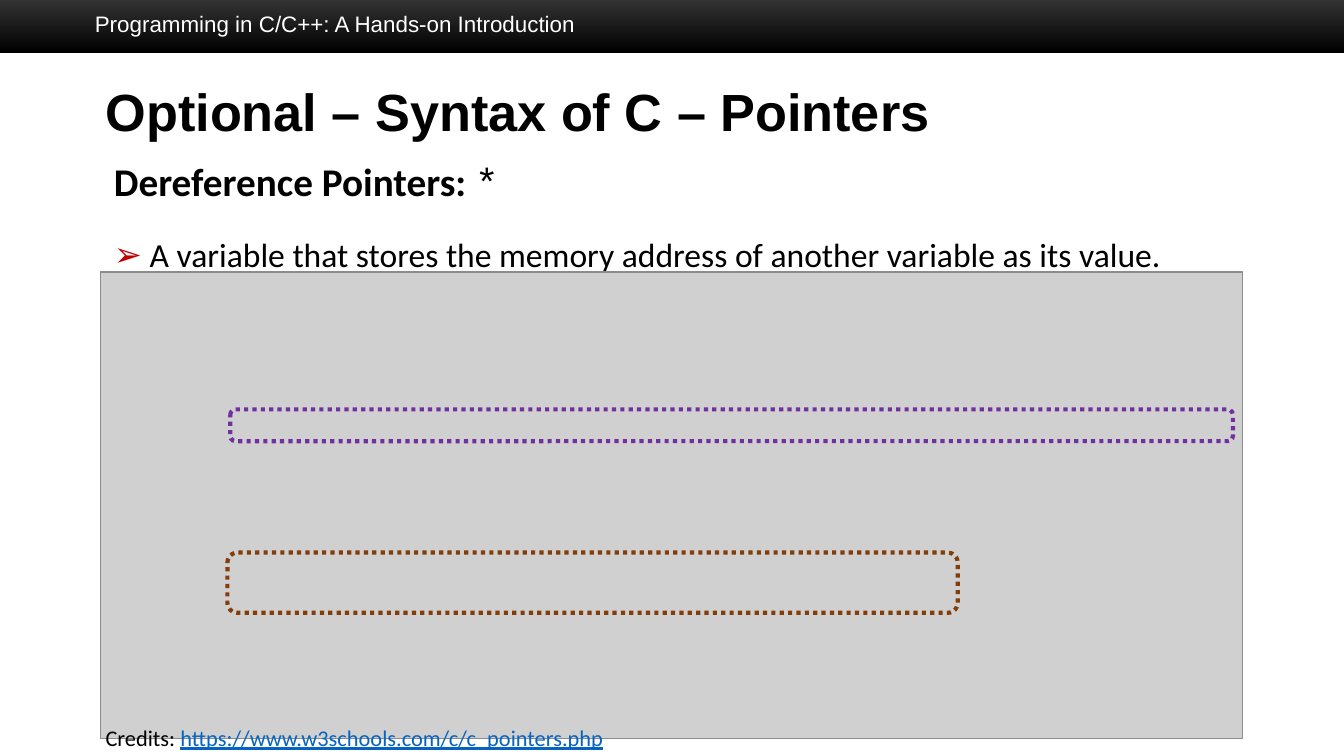
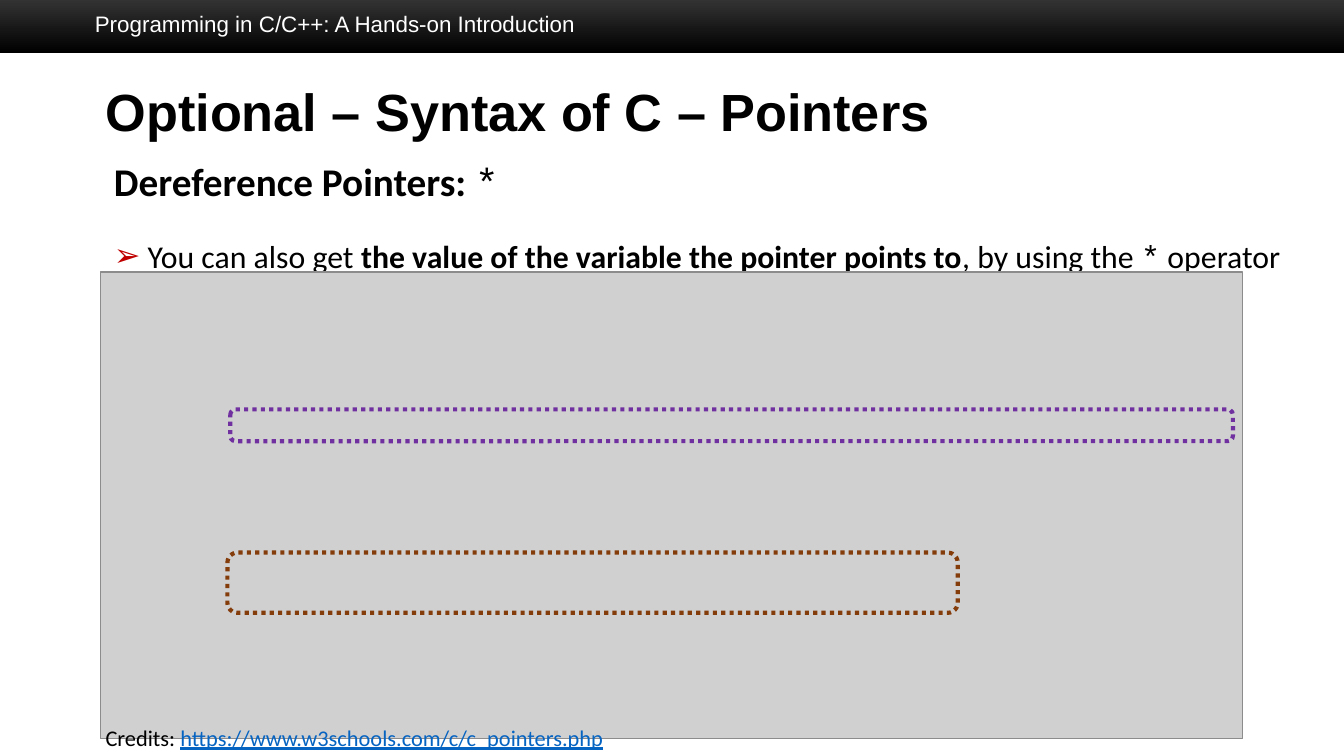
Before and after one commit to SuperBruceJia/SuperBruceJia.github.io, a slide deck: slide 46 of teaching/BU-Spring-2025-ECE327-Introduction-to-Software-Engineering/EC327-Lab-Session-2.pptx. Drawn at 1344x756 pixels with LibreOffice and Linux fonts; fonts in the diff are those of the drawing; grey boxes stand for pictures; background and template pictures are left out. Boxes give left, top, right and bottom in pixels: in the first picture for what was removed or moved away, otherwise in the second. Text is boxed around its words. In the diff, an @@ line names an element or a change of style, - is before the commit and + after.

```diff
--- a/teaching/BU-Spring-2025-ECE327-Introduction-to-Software-Engineering/EC327-Lab-Session-2.pptx
+++ b/teaching/BU-Spring-2025-ECE327-Introduction-to-Software-Engineering/EC327-Lab-Session-2.pptx
@@ text at (148,245,1280,276): text changed; size 18 to 17 pt; bold on @@
-➢ A variable that stores the memory address of another variable as its value.
+➢ You can also get the value of the variable the pointer points to, by using the * operator
```
Also in this commit, not shown: 14 other slides changed, 1 other file.
